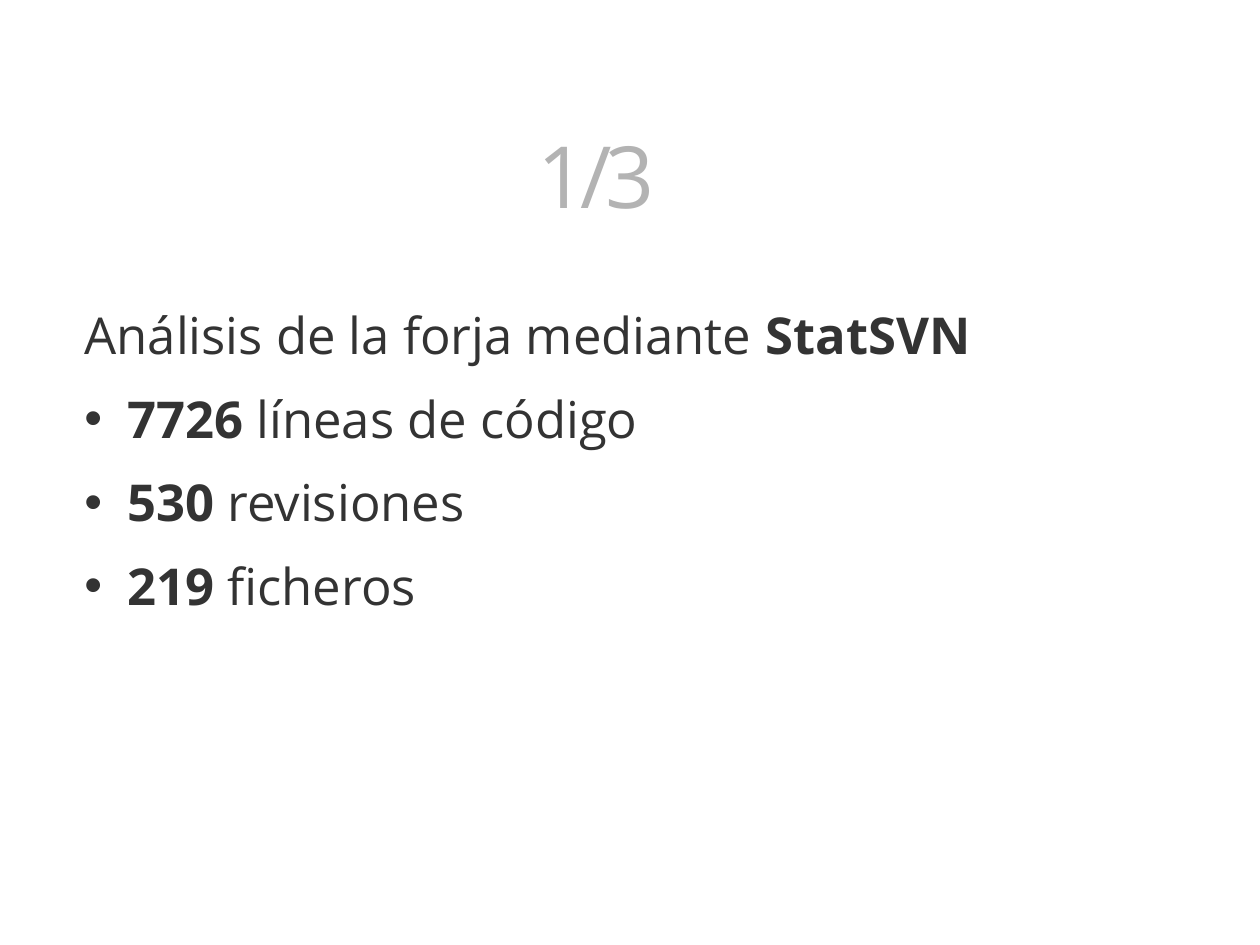
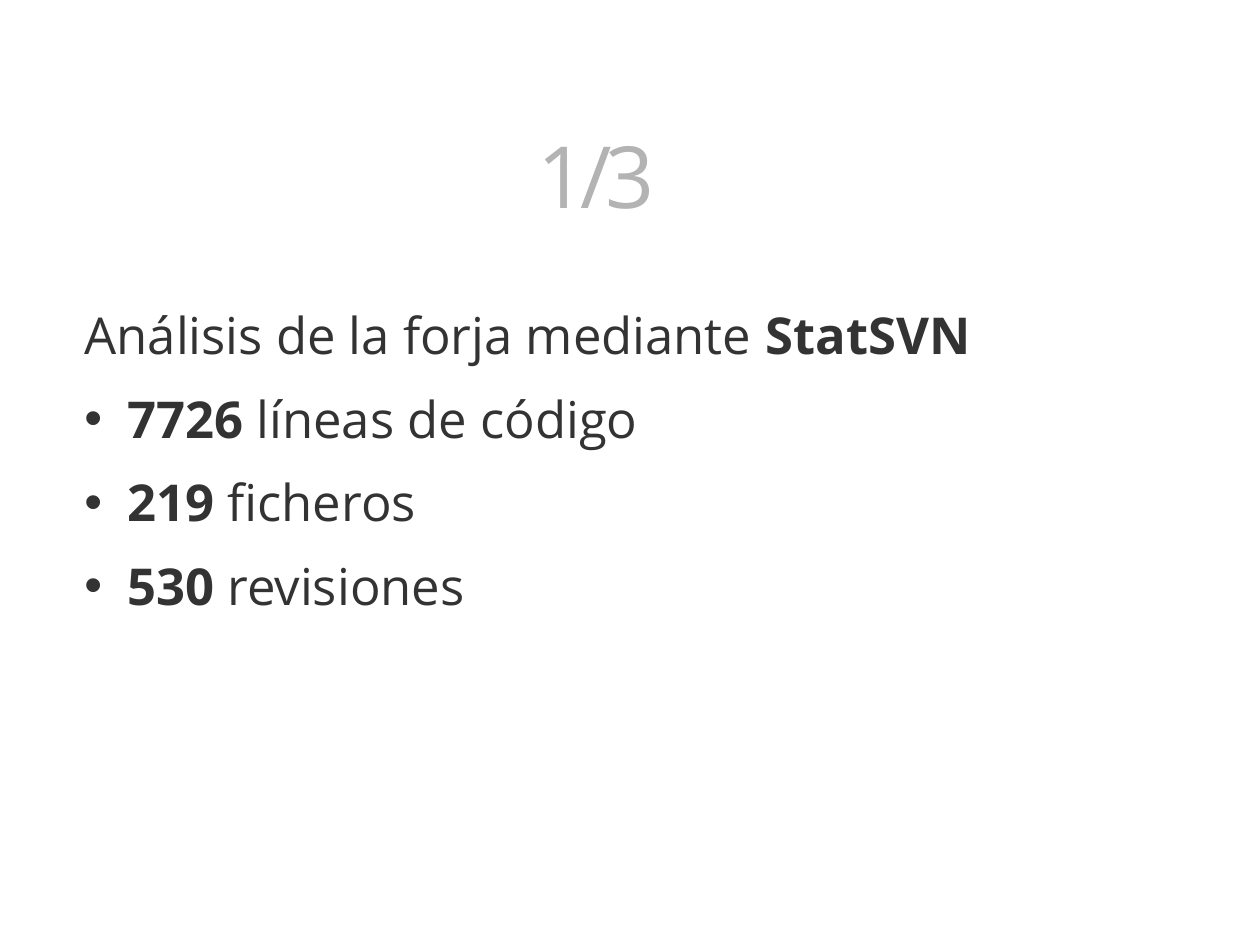
Before and after one commit to 3oheme/dominous, a slide deck: slide 47 of docs/presentacion/presentacion.odp (slide 51 before the commit). Drawn at 1260x945 pixels with LibreOffice and Linux fonts; fonts in the diff are those of the drawing; background and template pictures are left out. Boxes give left, top, right and bottom in pixels: in the first picture for what was removed or moved away, otherwise in the second. Text is boxed around its words. In the diff, an @@ line names an element or a change of style, - is before the commit and + after.

```diff
--- a/docs/presentacion/presentacion.odp
+++ b/docs/presentacion/presentacion.odp
@@ text at box(127, 482, 417, 522): paragraph added @@
+• 219 ficheros
@@ text at box(127, 566, 417, 606): paragraph removed @@
-• 219 ficheros
```
Also in this commit, not shown: 8 other slides changed, 4 slides added, 8 slides removed, 2 other files.
